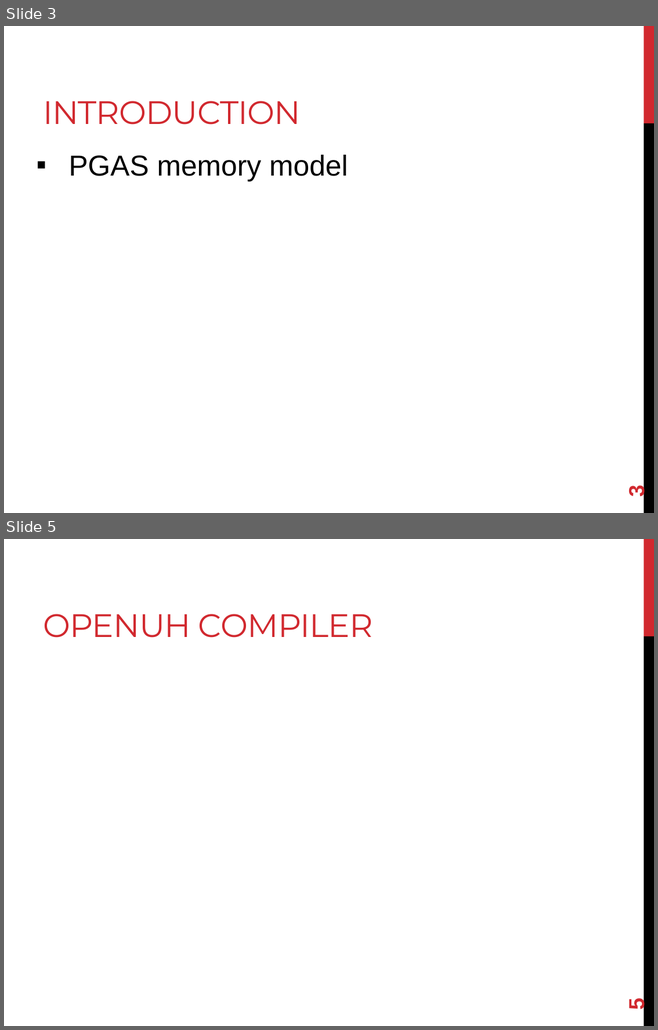
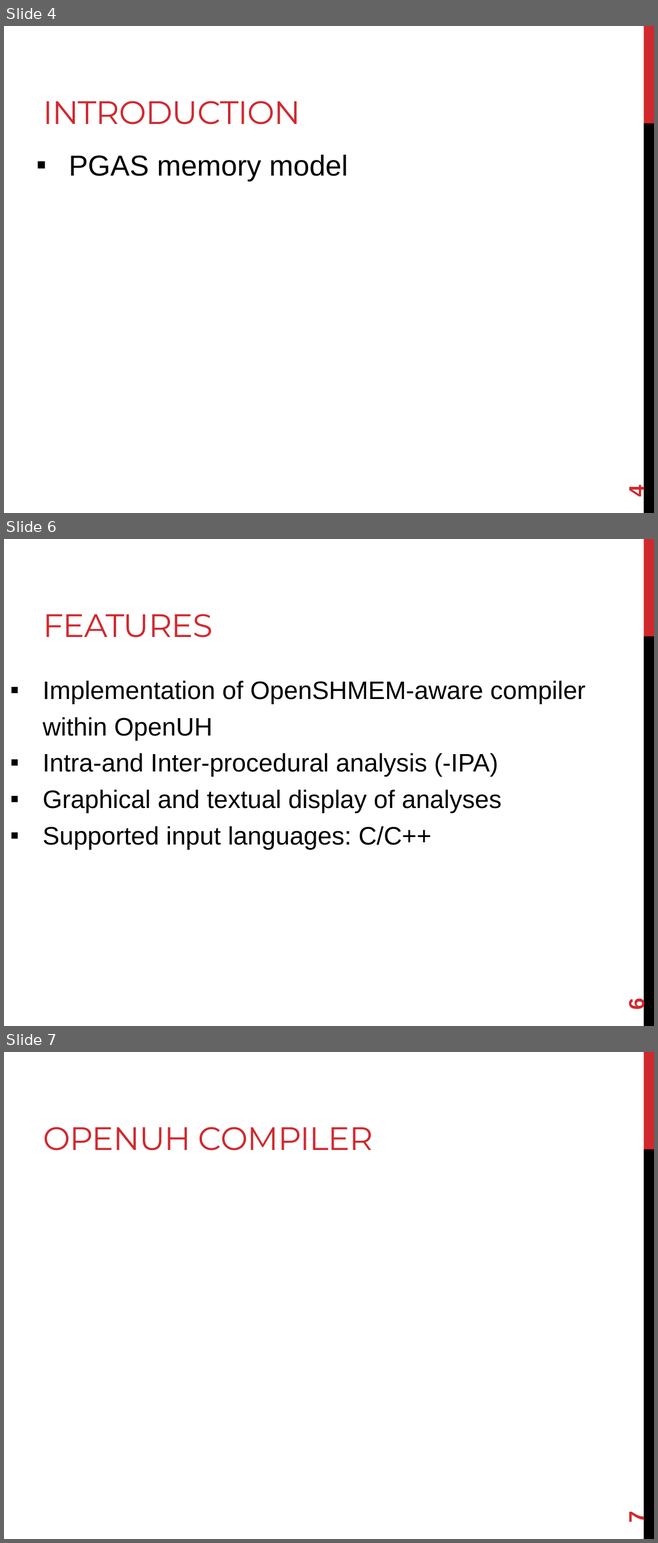
Before and after one commit to openshmem-org/sc14-tutorial, a slide deck: PGAS-Analyzer.pptx. Shown one above the other, each under a label of ours: slides 3 and 5 before the commit, slides 4, 6 and 7 after it; the slides between them are not shown. The pictures are 658x1030 and 658x1543 pixels, drawn with LibreOffice and Linux fonts; fonts in the diff are those of the drawing. Boxes give left, top, right and bottom in pixels: in the first picture for what was removed or moved away, otherwise in the second. Text is boxed around its words. In the diff, an @@ line names an element or a change of style, - is before the commit and + after.

```diff
--- a/PGAS-Analyzer.pptx
+++ b/PGAS-Analyzer.pptx
@@ slide 6 added at bbox=[4, 539, 654, 1026], background #FFFFFF; not listed: 2 template elements that a slide beside it also shows @@
@@ title added at bbox=[43, 614, 213, 638], 36 pt, text #D1282E @@
+FEATURES
@@ text added at bbox=[43, 681, 585, 850], 28 pt, text #000000 @@
+▪ Implementation of OpenSHMEM-aware compiler within OpenUH
+▪ Intra-and Inter-procedural analysis (-IPA)
+▪ Graphical and textual display of analyses
+▪ Supported input languages: C/C++
@@ page number added at bbox=[624, 1000, 648, 1011], 24 pt, text #D1282E, bold @@
+6
@@ what was slide 3 is now slide 4 @@
@@ page number at bbox=[624, 487, 648, 498]: text changed @@
-3
+4
@@ what was slide 5 is now slide 7 @@
@@ page number at bbox=[624, 1513, 648, 1524]: text changed @@
-5
+7
```
Also in this commit, not shown: 3 slides changed, 1 other slide added, 1 slide removed.
